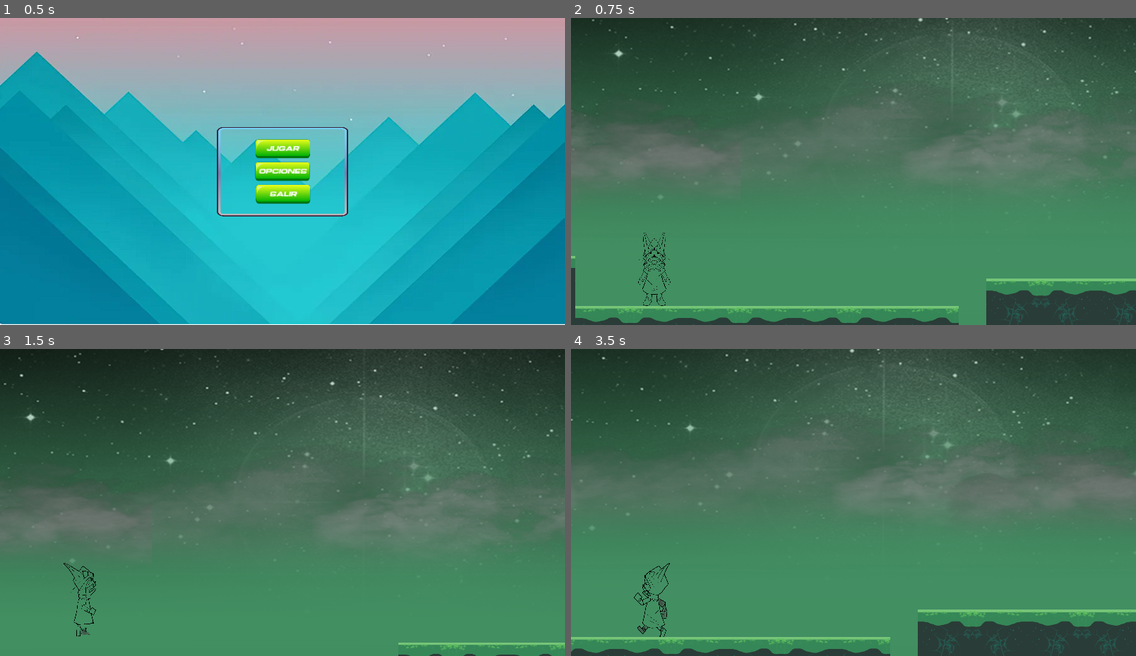
Above: before the commit, frames 1-4 (two rows, left to right).
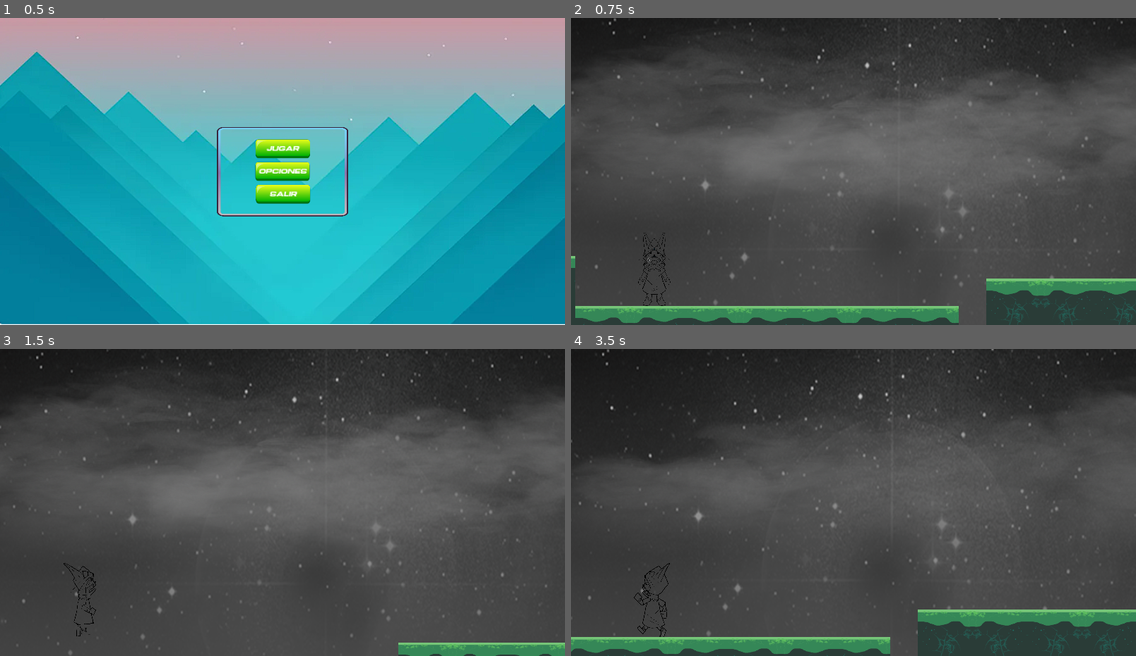
Above: after the commit, the same moments.

Repository: apricotstd/GodotGameJam
Game: Godot game, scene res://bin/views/menu/menu.tscn
The game is run twice, just before and just after one commit, with the same random seed, the same clock (stepped at 60 frames per second) and the same inputs. Sound files missing from this copy of the repository are replaced by a short silence.
Inputs:
- Up to frame 1 (0.5 s): no input
- Up to frame 2 (0.75 s): click "JUGAR" at 0.5 s
- Up to frame 3 (1.5 s): tap Enter (ui_accept) at 1.25 s; hold Right (ui_right) from 1.28 s (still down)
- Up to frame 4 (3.5 s): tap Enter (ui_accept) at 1.52, 2.27 s; release Right (ui_right) at 2.78 s; hold Left (ui_left) from 2.78 s (still down)

Frame 1 is identical in both runs. In frame 2, 74% of the frame differs, in the area x 0-100%, y 0-100%; in frame 3, 69%; in frame 4, 84%.

Commit message:
modificaiones

Diff:
--- a/bin/game/game_lvl_1.tscn
+++ b/bin/game/game_lvl_1.tscn
@@ -15,28 +15,32 @@
 follow_viewport_enabled = true
 
 [node name="Parallax2D" type="Parallax2D" parent="ParallaxBackground"]
-scroll_scale = Vector2(0.1, 0.1)
+visible = false
 repeat_size = Vector2(2000, 1500)
 
 [node name="img" type="Sprite2D" parent="ParallaxBackground/Parallax2D"]
+modulate = Color(0, 0, 0, 1)
 position = Vector2(667.25, 611.25)
 scale = Vector2(0.792032, 0.72074)
 texture = ExtResource("1_3kciv")
 
 [node name="Parallax2D2" type="Parallax2D" parent="ParallaxBackground"]
+scroll_scale = Vector2(0.1, 0.1)
+repeat_size = Vector2(5260, 0)
 
 [node name="img" type="Sprite2D" parent="ParallaxBackground/Parallax2D2"]
-position = Vector2(1680, 148)
-scale = Vector2(2.74167, 2.46032)
+position = Vector2(1680, 488)
+scale = Vector2(2.74167, 3.80953)
 texture = ExtResource("2_ktdtp")
 
 [node name="Parallax2D3" type="Parallax2D" parent="ParallaxBackground"]
 scale = Vector2(0.5, 0.5)
+scroll_scale = Vector2(0.2, 0.2)
 repeat_size = Vector2(3500, 0)
 
 [node name="img" type="Sprite2D" parent="ParallaxBackground/Parallax2D3"]
-position = Vector2(1288, 466)
-scale = Vector2(3.2242, 1.73873)
+position = Vector2(3432, 272)
+scale = Vector2(5.54079, 2.77457)
 texture = ExtResource("3_o7kif")
 
 [node name="Player" parent="." instance=ExtResource("2_weomq")]
